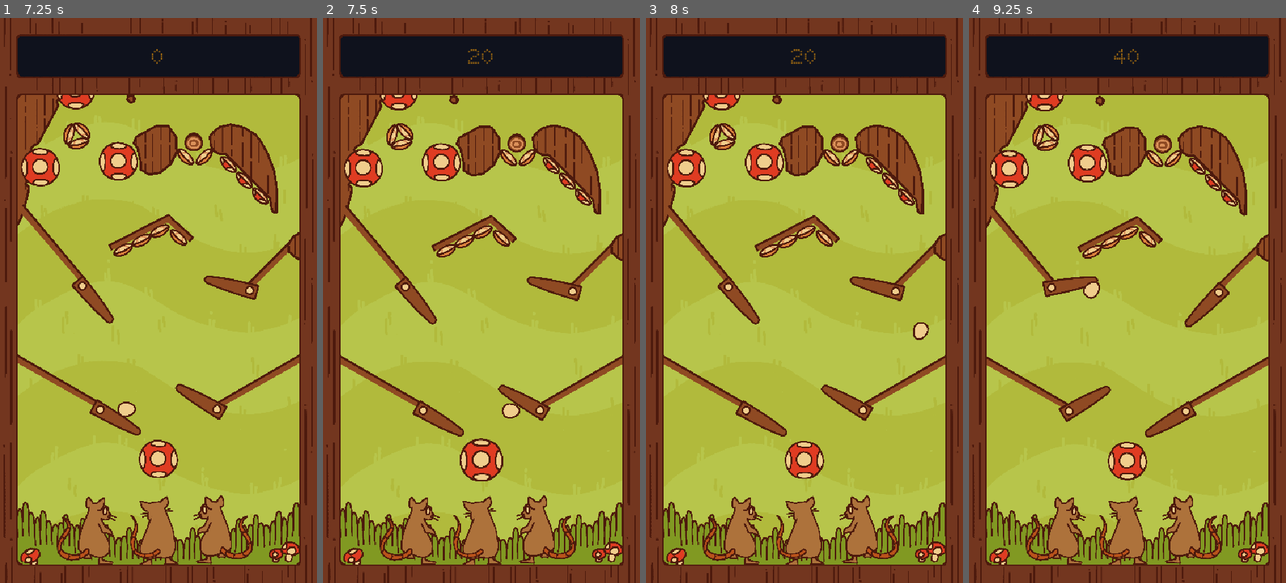
Above: before the commit, frames 1-4 (left to right).
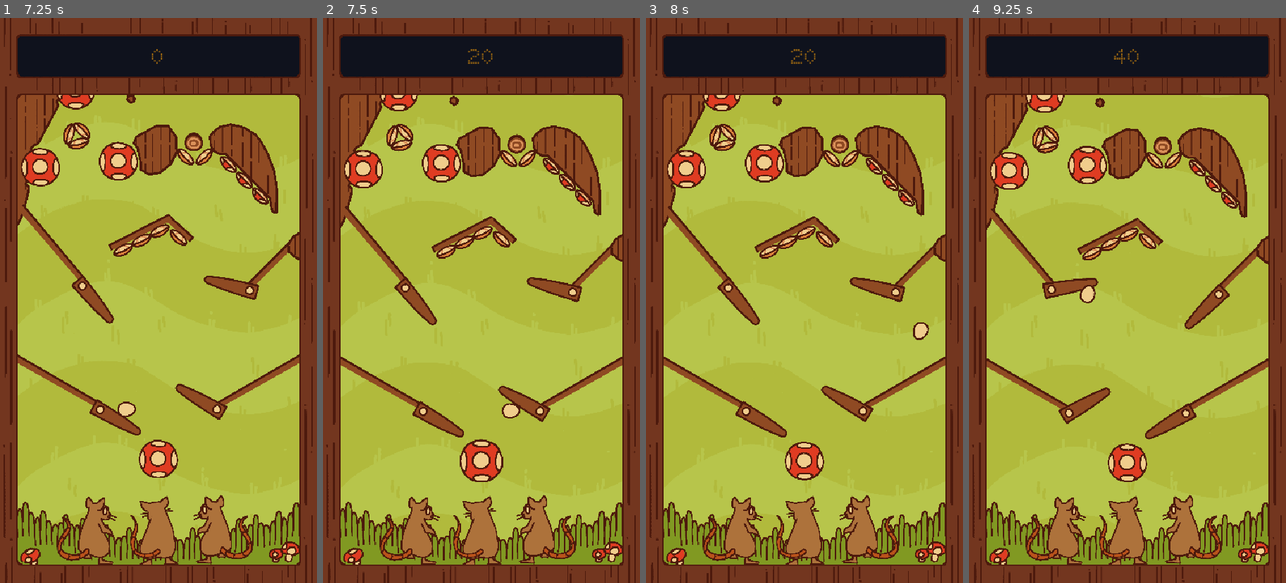
Above: after the commit, the same moments.

Repository: Lilacqualia/gjtnp-gjenp
Game: Godot game, scene res://scenes/conductor.tscn
Same seed, same stepped clock (60 frames per second), same inputs: the game is played once before the commit and once after it.
Inputs:
- Up to frame 1 (7.25 s): tap Enter at 0.5 s; hold D (Right Flipper) 0.53-1.28 s; hold Space (Start Game) 0.53-1.28 s; hold A (Left Flipper) 1.28-2.03 s; tap Space (Start Game) at 1.35, 2.85, 3.5, 4.35, 5, 5.85 s; hold Space (Start Game) 2.03-2.78 s; hold D (Right Flipper) 2.03-3.53 s; hold Space (Start Game) 3.53-4.28 s; hold A (Left Flipper) 3.53-5.78 s; hold Space (Start Game) 5.03-5.78 s; hold D (Right Flipper) from 5.78 s (still down); hold Space (Start Game) from 6.53 s (still down)
- Up to frame 2 (7.5 s): keep holding D (Right Flipper); release Space (Start Game) at 7.28 s; tap Space (Start Game) at 7.35 s
- Up to frame 3 (8 s): keep holding D (Right Flipper)
- Up to frame 4 (9.25 s): tap Space (Start Game) at 8, 8.85 s; release D (Right Flipper) at 8.03 s; hold Space (Start Game) 8.03-8.78 s; hold A (Left Flipper) from 8.03 s (still down)

Frame 1 is identical in both runs. In frame 2, 2.7% of the frame differs, in the area x 5-95%, y 13-83%; in frame 3, 2.7%; in frame 4, 5.0%.

Commit message:
Halved spinner score, doubled overall score scroll multiplier.

Diff:
--- a/src/scripts/spinner_area2d.gd
+++ b/src/scripts/spinner_area2d.gd
@@ -1,7 +1,7 @@
 class_name Spinner extends Area2D
 
 ## point value per spin
-@export var value := 10
+@export var value := 5
 
 signal generate_points(points: int)
 
--- a/src/scripts/table_forest.gd
+++ b/src/scripts/table_forest.gd
@@ -16,7 +16,7 @@
 @export var ResetPosition: Vector2 = Vector2(0.0, 0.0)
 @export var NextTable : Globals.SceneName
 @export var ScrollRate: float = 50.0
-@export var ScrollRatio: float = 0.08
+@export var ScrollRatio: float = 0.16
 
 # Called when the node enters the scene tree for the first time.
 func _ready() -> void:
